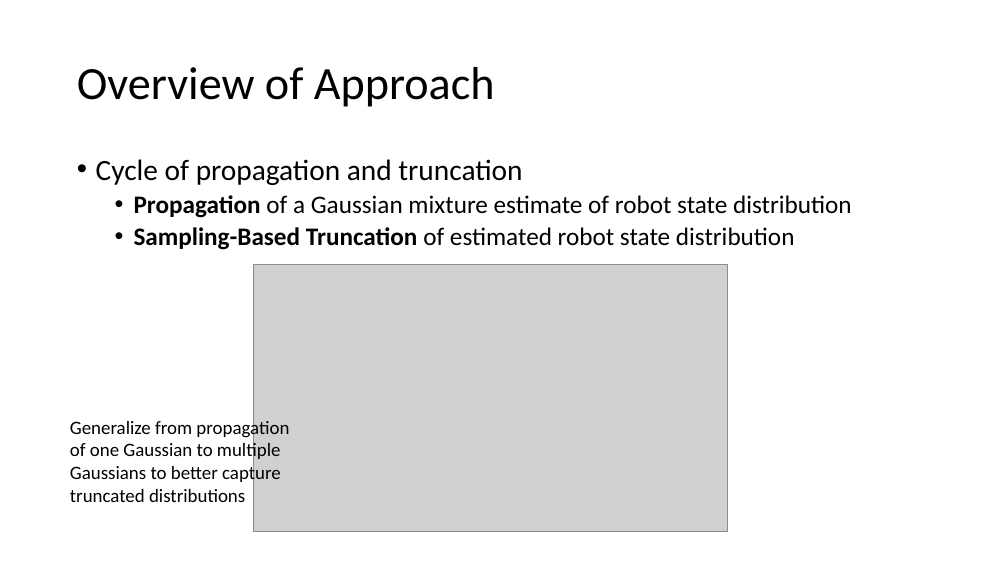
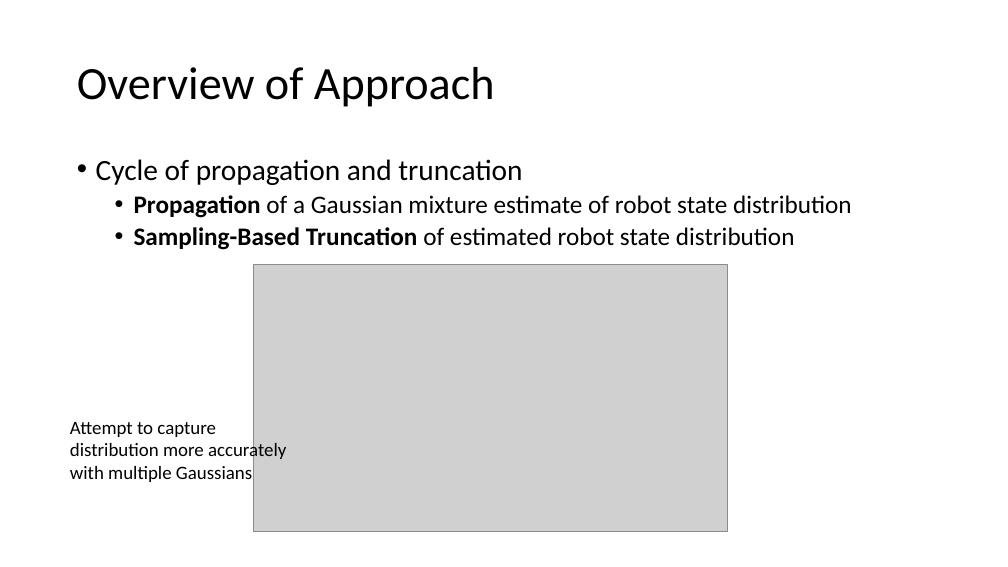
Before and after one commit to ajaayc/Probability-of-Collision-for-Safe-Planning, a slide deck: slide 13 of presentation_4.16.18/presentation_4.16.pptx. Drawn at 1008x567 pixels with LibreOffice and Linux fonts; fonts in the diff are those of the drawing; grey boxes stand for pictures; background and template pictures are left out. Boxes give left, top, right and bottom in pixels: in the first picture for what was removed or moved away, otherwise in the second. Text is boxed around its words. In the diff, an @@ line names an element or a change of style, - is before the commit and + after.

```diff
--- a/presentation_4.16.18/presentation_4.16.pptx
+++ b/presentation_4.16.18/presentation_4.16.pptx
@@ text at (70, 422, 286, 482): text changed @@
-Generalize from propagation of one Gaussian to multiple Gaussians to better capture truncated distributions
+Attempt to capture distribution more accurately with multiple Gaussians
```
Also in this commit, not shown: 12 other slides changed, 9 slides added, 42 slides removed, 5 other files.
